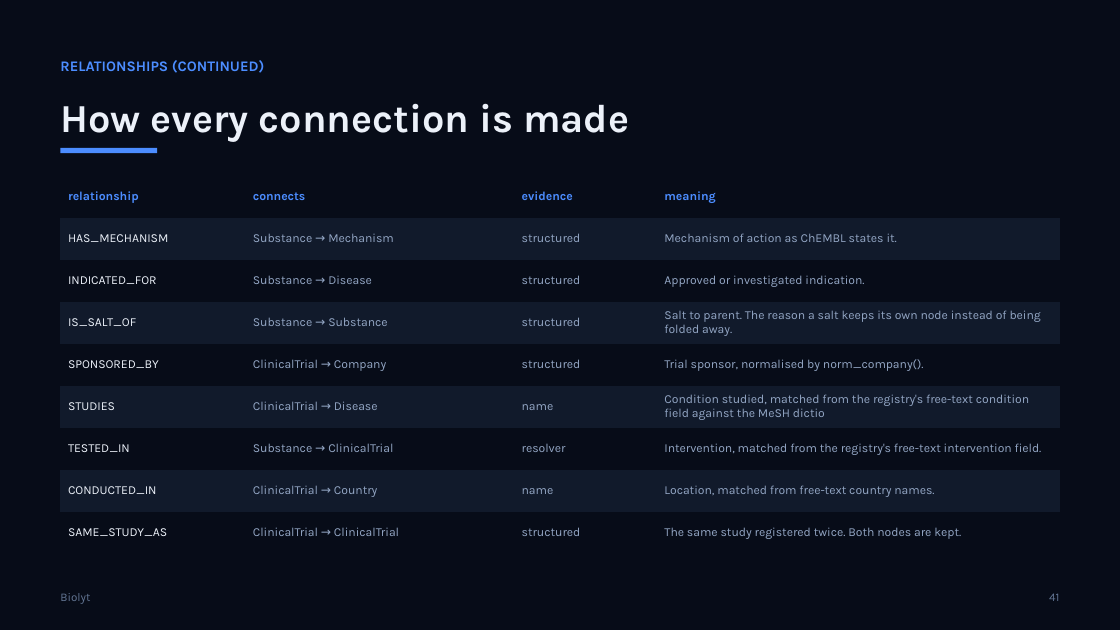
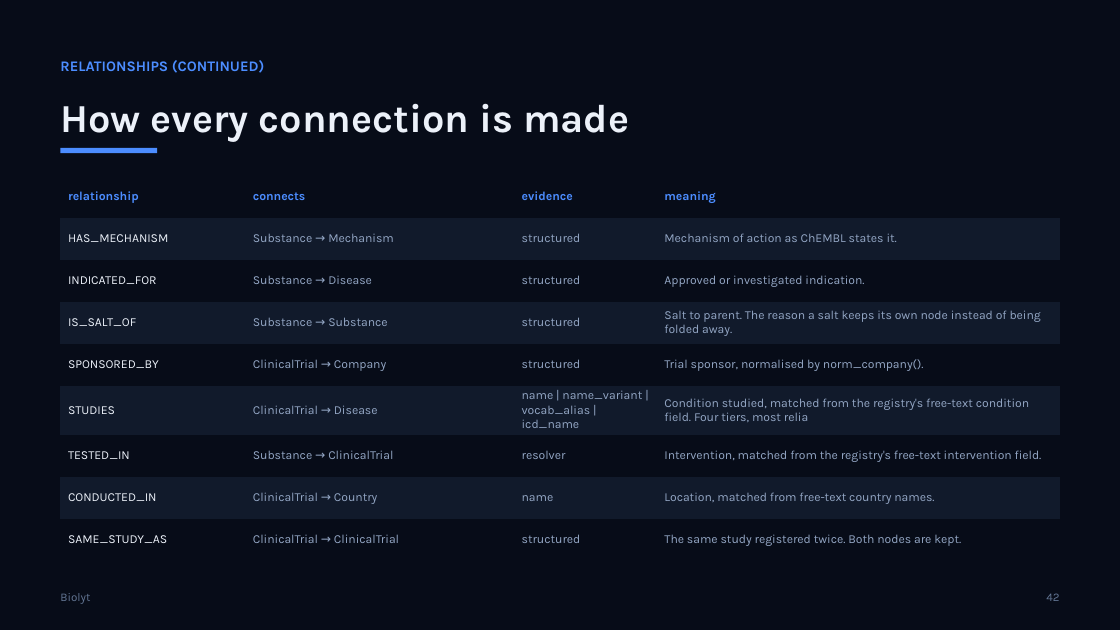
Before and after one commit to helmibiolyt/fullPipeline, a slide deck: slide 42 of presentation/Biolyt_Platform.pptx (slide 41 before the commit). Drawn at 1120x630 pixels with LibreOffice and Linux fonts; fonts in the diff are those of the drawing. Boxes give left, top, right and bottom in pixels: in the first picture for what was removed or moved away, otherwise in the second. Text is boxed around its words. In the diff, an @@ line names an element or a change of style, - is before the commit and + after.

```diff
--- a/presentation/Biolyt_Platform.pptx
+++ b/presentation/Biolyt_Platform.pptx
@@ table at bbox=[60, 176, 1060, 554] @@
-row 6, column 3: name
+row 6, column 3: name | name_variant | vocab_alias | icd_name
-row 6, column 4: Condition studied, matched from the registry's free-text condition field against the MeSH dictio
+row 6, column 4: Condition studied, matched from the registry's free-text condition field. Four tiers, most relia
@@ text at bbox=[1046, 593, 1059, 601]: text changed @@
-41
+42
```
Also in this commit, not shown: 40 other slides changed, 1 slide added, 3 other files.
